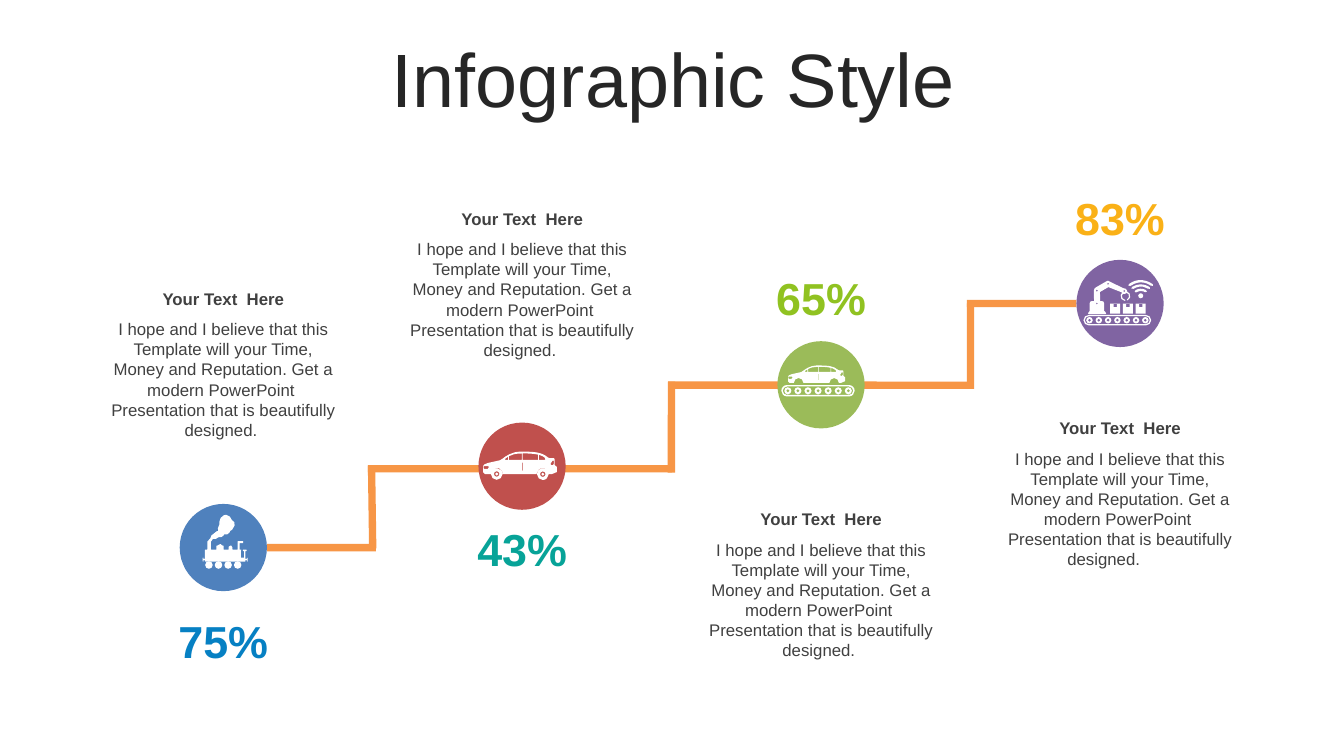
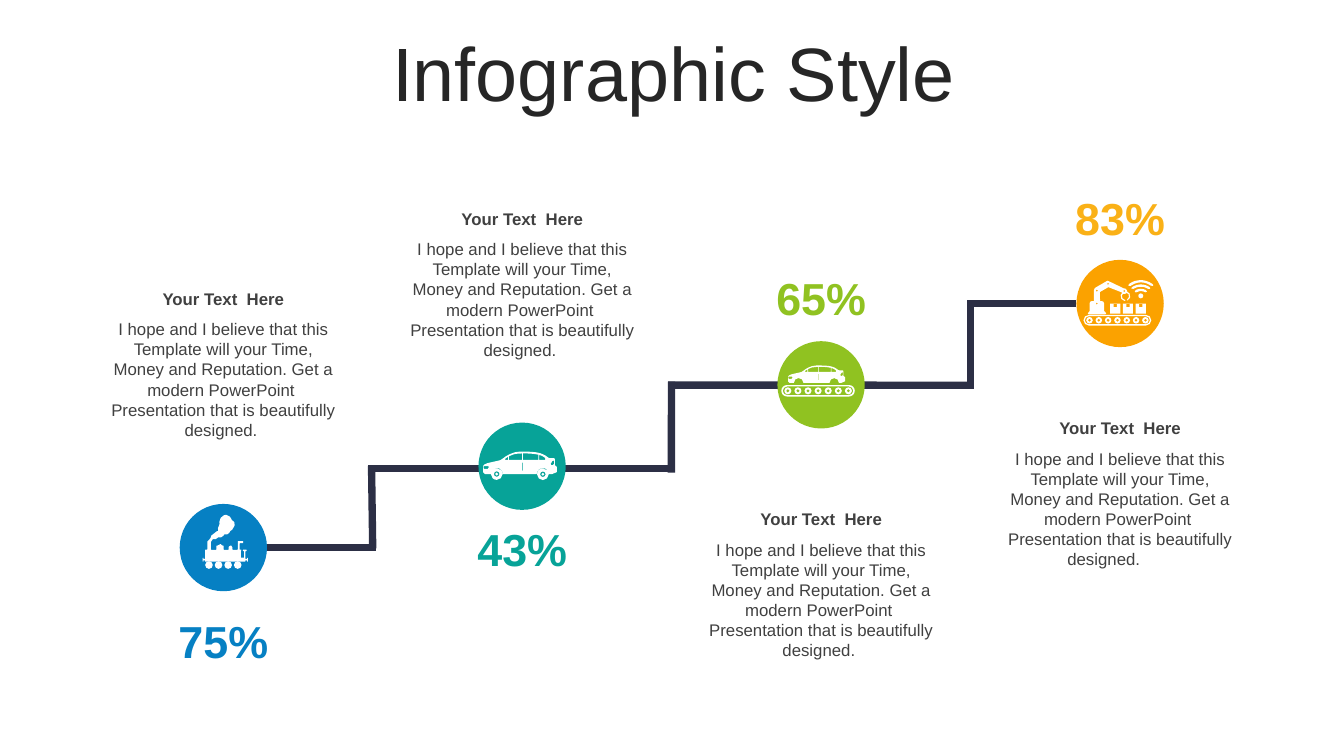
Before and after one commit to thanhlongvl/sportdemo, a slide deck: slide 43 of industry 4.0-Revolution-PowerPoint-Templates.pptx (slide 42 before the commit). Drawn at 1344x756 pixels with LibreOffice and Linux fonts; fonts in the diff are those of the drawing. Boxes give left, top, right and bottom in pixels: in the first picture for what was removed or moved away, otherwise in the second. Text is boxed around its words. In the diff, an @@ line names an element or a change of style, - is before the commit and + after.

```diff
--- a/industry 4.0-Revolution-PowerPoint-Templates.pptx
+++ b/industry 4.0-Revolution-PowerPoint-Templates.pptx
@@ text "Infographic Style" at (392,46,955,115): line spacing 1 to 0.9; more space between paragraphs @@
@@ ellipse at (1077,260,1165,348): fill #8064A2 to #FBA200 @@
@@ line (1077, 303) - (967, 303): stroke #F79646 5.24 pt to #2C2F45 5.25 pt @@
@@ line (971, 303) - (971, 389): stroke #F79646 5.24 pt to #2C2F45 5.25 pt @@
@@ ellipse at (777,342,865,430): fill #9BBB59 to #90C221 @@
@@ line (668, 385) - (971, 385): stroke #F79646 5.24 pt to #2C2F45 5.25 pt @@
@@ line (671, 382) - (671, 473): stroke #F79646 5.24 pt to #2C2F45 5.25 pt @@
@@ ellipse at (479,422,567,510): fill #C0504D to #07A398 @@
@@ line (673, 469) - (368, 469): stroke #F79646 5.24 pt to #2C2F45 5.25 pt @@
@@ line (372, 466) - (373, 548): stroke #F79646 5.24 pt to #2C2F45 5.25 pt @@
@@ ellipse at (179,504,267,592): fill #4F81BD to #0680C3 @@
@@ outline redrawn in 11 elements at (788,366,846,383), (781,385,855,396), (1088,281,1131,314), (1128,280,1153,298), (483,452,557,480), (203,515,248,562), (1084,315,1151,326), (206,562,214,570), (215,562,223,570), (225,562,233,570), (234,562,242,570) @@
@@ line (376, 547) - (267, 547): stroke #F79646 5.24 pt to #2C2F45 5.25 pt @@
```
Also in this commit, not shown: 46 other slides changed, 4 slides added, 3 slides removed.
